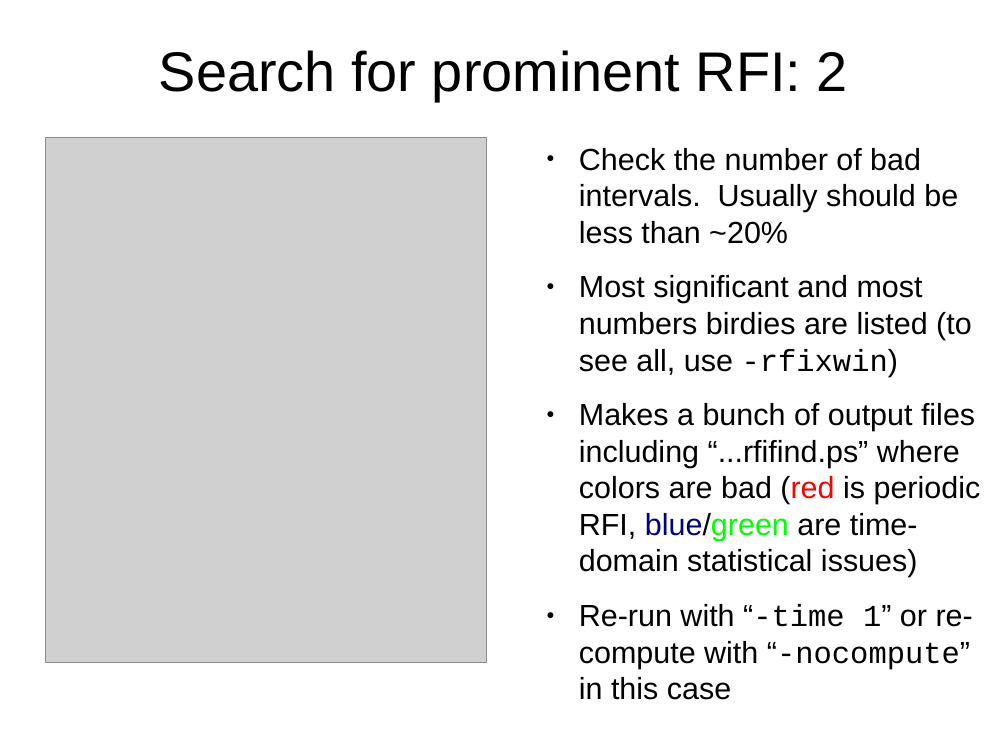
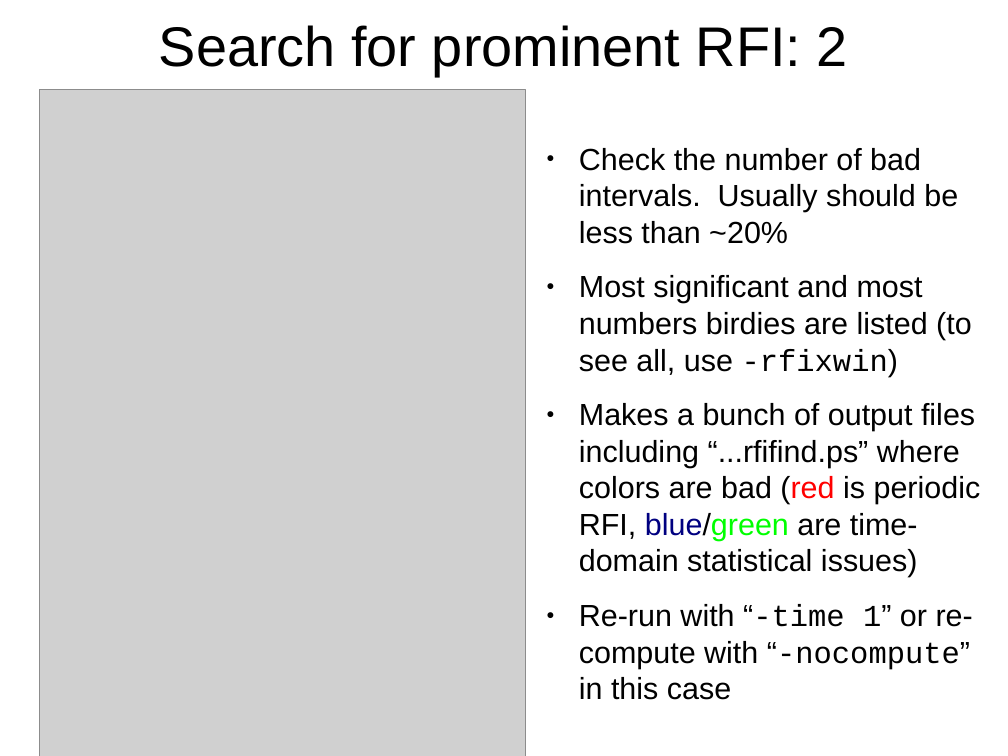
Before and after one commit to scottransom/presto, a slide deck: slide 7 of docs/PRESTO_search_tutorial.odp. Drawn at 1008x756 pixels with LibreOffice and Linux fonts; fonts in the diff are those of the drawing; grey boxes stand for pictures. Boxes give left, top, right and bottom in pixels: in the first picture for what was removed or moved away, otherwise in the second. Text is boxed around its words. In the diff, an @@ line names an element or a change of style, - is before the commit and + after.

```diff
--- a/docs/PRESTO_search_tutorial.odp
+++ b/docs/PRESTO_search_tutorial.odp
@@ title "Search for prominent RFI: 2" moved from (x1=159, y1=50, x2=848, y2=101) to (x1=159, y1=25, x2=848, y2=76) @@
@@ picture resized from (x1=46, y1=137, x2=487, y2=663) to (x1=39, y1=90, x2=526, y2=756) @@
```
Also in this commit, not shown: 8 other slides changed, 1 other file.
